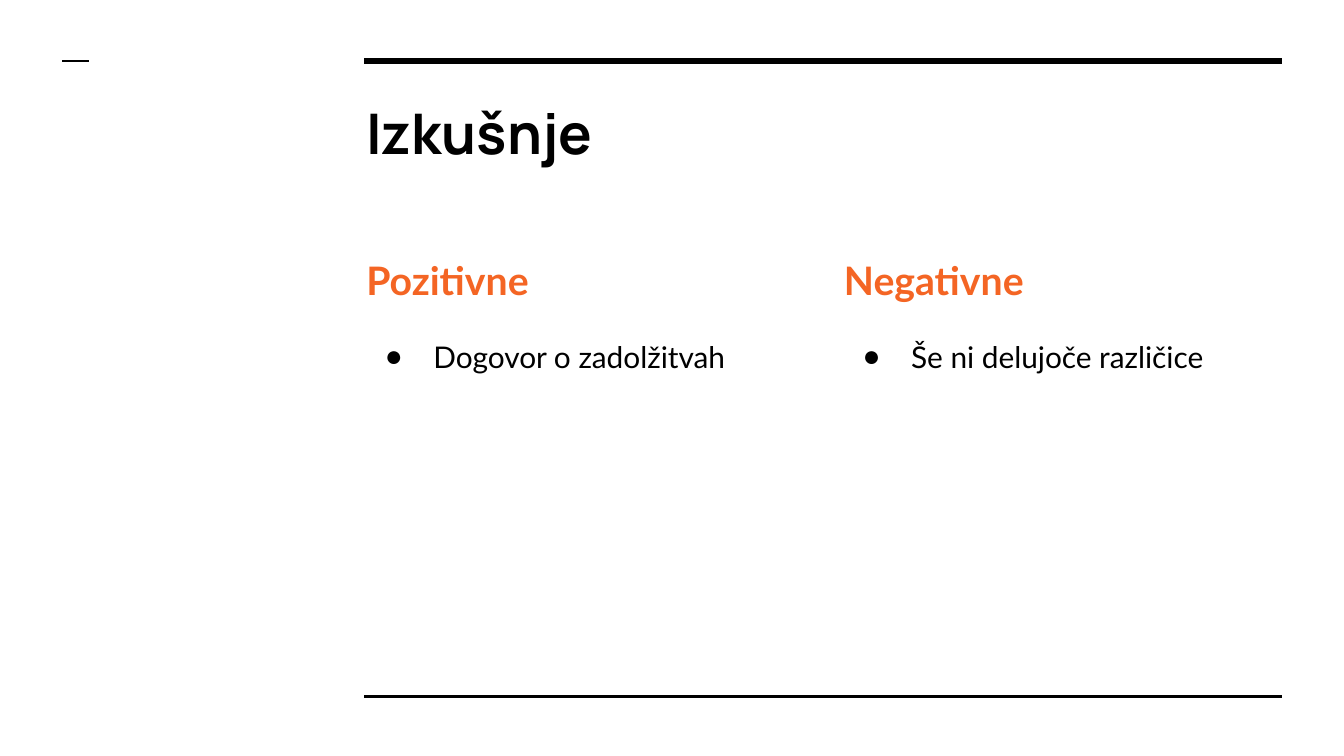
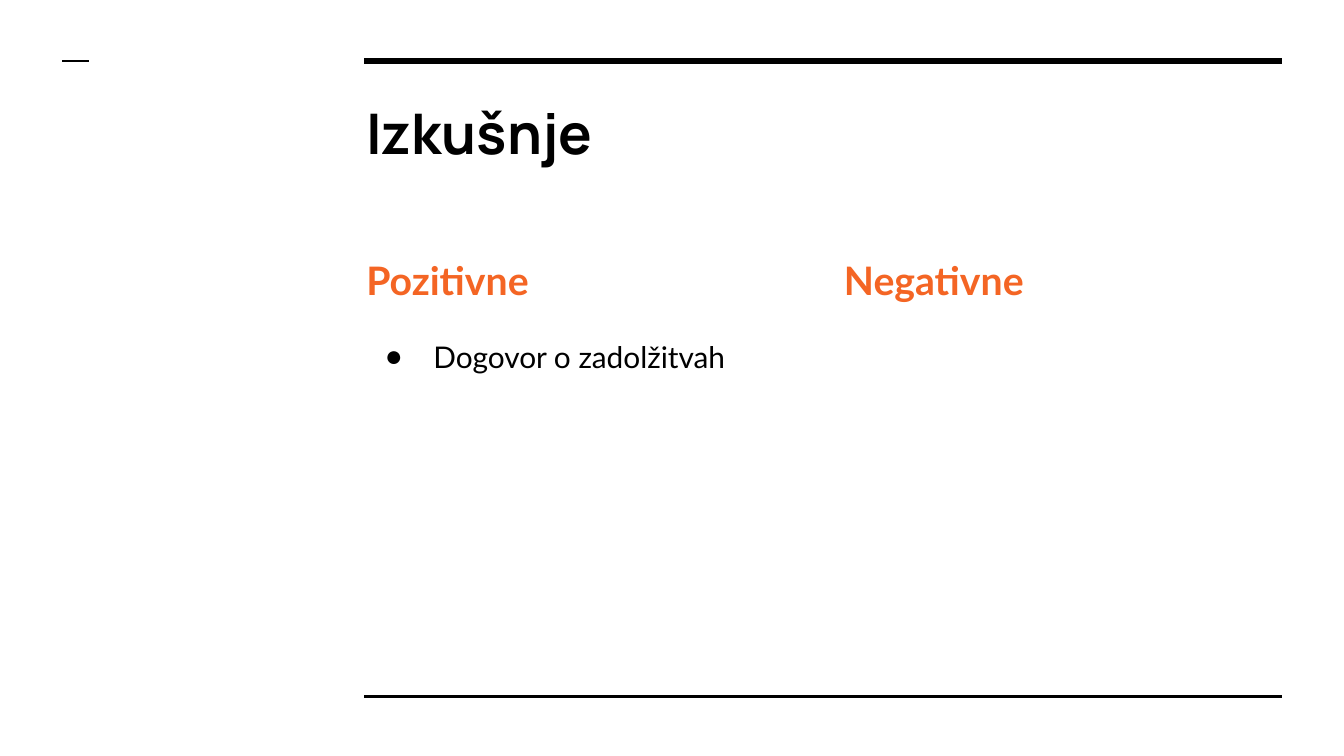
Before and after one commit to MatijaDolzan/Praktikum7, a slide deck: slide 6 of Predstavitve/Praktikum II - Skupina 7 - Teden 2.pptx. Drawn at 1344x756 pixels with LibreOffice and Linux fonts; fonts in the diff are those of the drawing. Boxes give left, top, right and bottom in pixels: in the first picture for what was removed or moved away, otherwise in the second. Text is boxed around its words. In the diff, an @@ line names an element or a change of style, - is before the commit and + after.

```diff
--- a/Predstavitve/Praktikum II - Skupina 7 - Teden 2.pptx
+++ b/Predstavitve/Praktikum II - Skupina 7 - Teden 2.pptx
@@ text at (x1=911, y1=342, x2=1203, y2=374): paragraph removed @@
-● Še ni delujoče različice
```
Also in this commit, not shown: 4 other slides changed.
